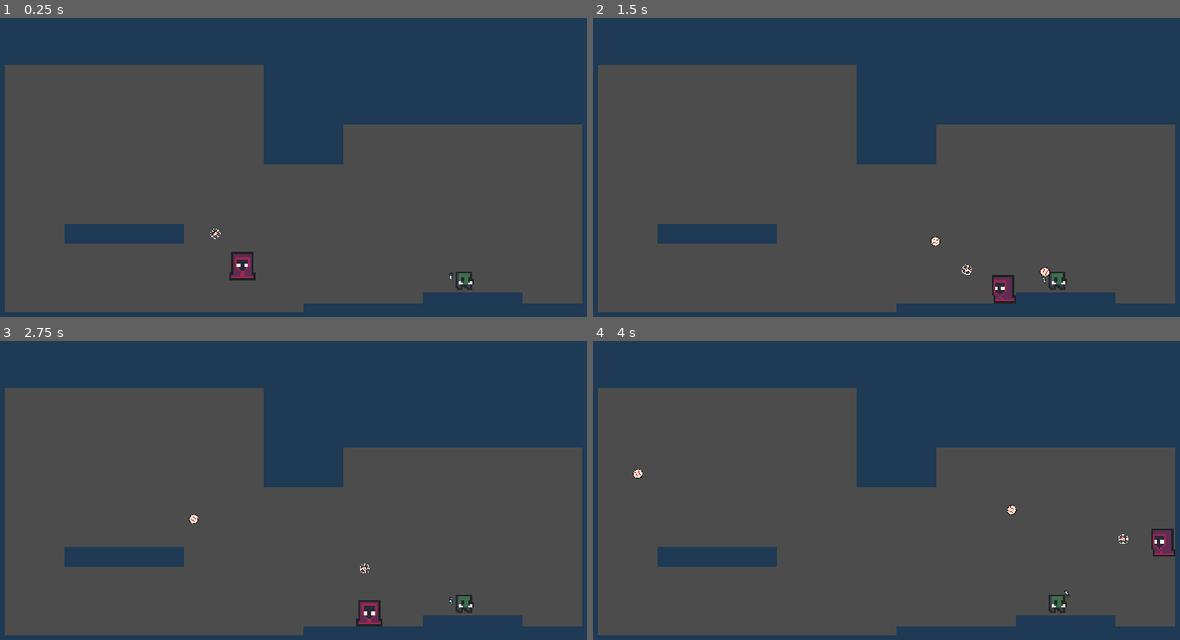
Above: before the commit, frames 1-4 (two rows, left to right).
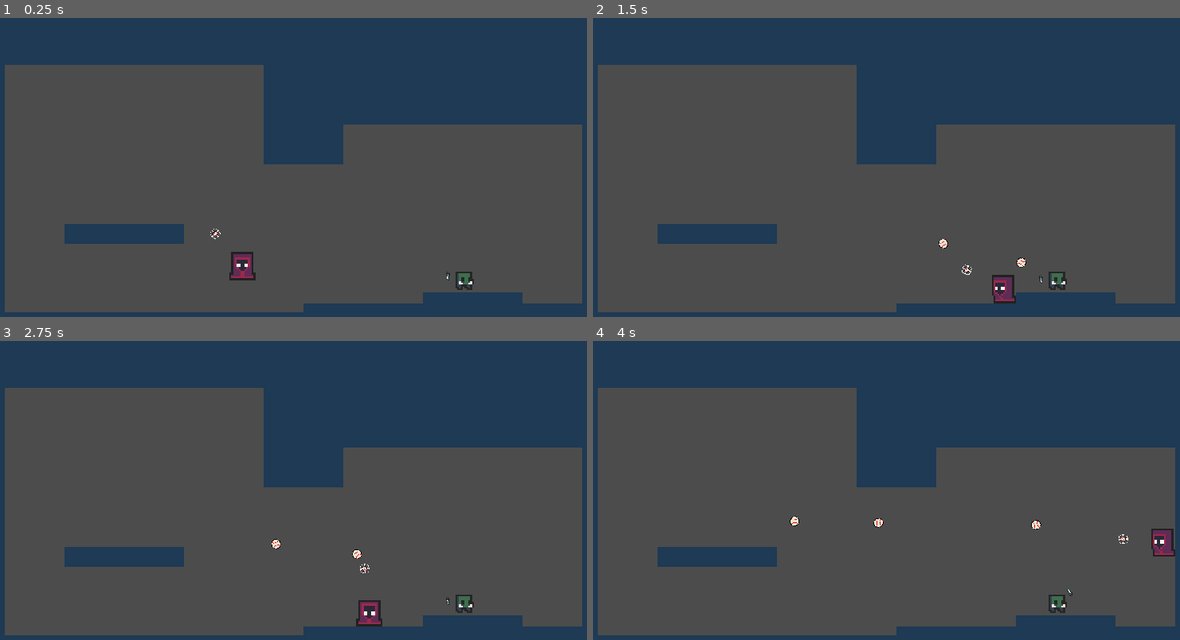
Above: after the commit, the same moments.

Repository: Kiingst/Dont-Bring-a-Bat-to-Gun-Fight
Game: Godot game, scene res://Assets/Levels/Level_Script/Flat_test.tscn
Same seed, same stepped clock (60 frames per second), same inputs: the game is played once before the commit and once after it.
Inputs (mouse positions are in pixels of both pictures, inside the frame that each line leads up to):
- Up to frame 1 (0.25 s): no input
- Up to frame 2 (1.5 s): move the mouse to (1015, 146) at 0.52 s; hold Right mouse button (Parry) 0.53-1.28 s; hold D (Move_Right) from 0.53 s (still down); tap Space (jump) at 0.77 s; move the mouse to (751, 182) at 1.27 s; click (751, 182) at 1.35 s
- Up to frame 3 (2.75 s): tap Space (jump) at 1.52 s; right-click (158, 505) at 1.55 s; move the mouse to (346, 406) at 2.02 s; release D (Move_Right) at 2.03 s; hold A (Move_Left) from 2.03 s (still down); hold Right mouse button (Parry) from 2.03 s (still down)
- Up to frame 4 (4 s): move the mouse to (845, 562) at 2.77 s; release A (Move_Left) at 2.78 s; release Right mouse button (Parry) at 2.78 s; hold D (Move_Right) from 2.78 s (still down); right-click (845, 562) at 2.85 s; tap Space (jump) at 3.02, 3.77 s; move the mouse to (1068, 544) at 3.52 s; press the mouse at (1068, 544) at 3.53 s; right-click (1068, 544) at 3.8 s

The runs differ from the first frame. In frame 1, less than 0.1% of the frame differs, in the area x 75-78%, y 84-88%; in frame 2, 0.2%; in frame 3, 0.1%; in frame 4, 0.2%, in the area x 6-82%, y 42-86%.

Commit message:
fixed enemy thwoing but balls collied weird

Diff:
--- a/Assets/Enemys/Test_Enemy/Enemy_Type_2.gd
+++ b/Assets/Enemys/Test_Enemy/Enemy_Type_2.gd
@@ -14,7 +14,7 @@
 onready var player = get_parent().get_node("Player_Catcher")
 
 func _physics_process(delta):
-	print($Enemy.get_overlapping_areas())
+	#print($Enemy.get_overlapping_areas())
 	if alive == true:
 		control(delta)
 
@@ -64,7 +64,6 @@
 	MOVE_SPEED -= 10
 	health -= damage
 	$HealthBar.visible = true
-	print("enemy took damage")
 
 
 func fire():
@@ -99,8 +98,9 @@
 
 
 func _on_Enemy_area_entered(area):
-	if "Hit_Area" in area.name:
+	if "Hit" in area.name:
 		take_damage(1)
+		print("enemy took_damge from, ", area)
 
 
 func _on_Timer_timeout():
--- a/Assets/Enemys/Test_Enemy/Enemy_Type_2.tscn
+++ b/Assets/Enemys/Test_Enemy/Enemy_Type_2.tscn
@@ -186,7 +186,6 @@
 shape = SubResource( 1 )
 
 [node name="HealthBar" type="TextureProgress" parent="."]
-visible = false
 margin_left = -42.0
 margin_top = -64.0
 margin_right = -9.99999
@@ -212,10 +211,10 @@
 [node name="gun" type="AnimatedSprite" parent="."]
 rotation = 0.0073748
 frames = SubResource( 4 )
-offset = Vector2( 20, 0 )
+offset = Vector2( 25, 0 )
 
 [node name="Muzzle" type="Position2D" parent="gun"]
-position = Vector2( 19.9995, -0.147495 )
+position = Vector2( 24.9919, -1.18434 )
 
 [node name="AnimationTree" type="AnimationTree" parent="."]
 tree_root = SubResource( 8 )
--- a/Assets/Levels/Level_Script/Flat_test.gd
+++ b/Assets/Levels/Level_Script/Flat_test.gd
@@ -9,8 +9,7 @@
 # Called when the node enters the scene tree for the first time.
 func _ready():
 	get_node_or_null("Player_Catcher").connect("fire", self, "fire")
-	get_node_or_null("Enemy_Type_2").connect("fire", self, "fire")
-
+	get_node_or_null("Enemy_Type_2").connect("fire", self, "enemy_fire")
 
 # Called every frame. 'delta' is the elapsed time since the previous frame.
 #func _process(delta):
@@ -23,9 +22,16 @@
 	b.start(_position, _direction)
 
 
+func enemy_fire(bullet, _position, _direction):
+	var b = bullet.instance()
+	add_child(b)
+	b.start(_position, _direction)
+	b.connect("fire", self, "fire")
+
+
 
 func _on_Player_Catcher_catch(area):
-	print(area.get_parent())
+
 	area.get_parent().queue_free()
 
 func _on_Level_Win():
--- a/Assets/Levels/Level_Script/Flat_test.tscn
+++ b/Assets/Levels/Level_Script/Flat_test.tscn
@@ -19,7 +19,7 @@
 
 [node name="Player_Catcher" parent="." instance=ExtResource( 1 )]
 position = Vector2( -66, 115 )
-balls_in_inventory = 2
+balls_in_inventory = 50
 
 [node name="Enemy_Type_2" parent="." groups=["enemy"] instance=ExtResource( 6 )]
 position = Vector2( 289, 182 )
--- a/Assets/Player/Player_Script/Catcher/Player_Catcher.gd
+++ b/Assets/Player/Player_Script/Catcher/Player_Catcher.gd
@@ -50,7 +50,7 @@
 func catch():
 	for index in $offset/Catch_Area.get_overlapping_areas():
 		if "Bullet" in index.name:
-			print("caught")
+			print("caught ", index.get_parent())
 			emit_signal("catch", index)
 			balls_in_inventory += 1
 
--- a/Assets/Player/Player_Script/Catcher/Player_Catcher.tscn
+++ b/Assets/Player/Player_Script/Catcher/Player_Catcher.tscn
@@ -17,7 +17,7 @@
 
 [node name="Player_Catcher" type="KinematicBody2D"]
 scale = Vector2( 0.999066, 1.00702 )
-collision_mask = 0
+collision_mask = 2
 script = ExtResource( 2 )
 jump_height = 100.0
 jump_time_to_peak = 0.3
--- a/Assets/baseball/script/Bullet.gd
+++ b/Assets/baseball/script/Bullet.gd
@@ -47,3 +47,10 @@
 		var kill = false
 		startAng(position, rotation)
 		#$Enemy_Attack.set_name("Hit_Area")
+
+
+
+
+
+func _on_invincibility_timeout():
+	$CollisionShape2D.disabled = false
--- a/Assets/baseball/script/Enemy_Bullet.gd
+++ b/Assets/baseball/script/Enemy_Bullet.gd
@@ -1,22 +1,30 @@
 extends "res://Assets/baseball/script/Bullet.gd"
+export (PackedScene) var player_bullet
+signal fire
+
+func _process(delta):
+	position += Bullet_velocity * delta
+	$Sprite.rotation_degrees += Bullet_Speed/20
+
+
+func switch(_position, _angle):
+	var position1 = _position
+	var rotation1 = _angle - PI
+	var test = _angle - PI
+	var direction1 = Vector2(1,0).rotated(test)
+	emit_signal('fire', player_bullet, position1, direction1)
+	print(direction1)
+	queue_free()
+
+
+func _on_Bullet_area_entered(area):
+	if "Hit" in area.name:
+		#print("enemy_Ball switching sides")
+		var kill = false
+		switch(position, rotation)
+		#startAng(position, rotation)
+		#$Enemy_Attack.set_name("Hit_Area")
 
 
 
-
-# Called when the node enters the scene tree for the first time.
-func _ready():
-	pass # Replace with function body.
-
-func _on_Bullet_area_entered(area):
-	if "Hit" in area.name:
-		var kill = false
-		startAng(position, rotation)
-		switch()
-		#$Enemy_Attack.set_name("Hit_Area")
-
-
-func switch():
-	$Bullet.monitorable = false
-	$Bullet.monitoring = false
-	$Hit_Area.monitorable = true
-	$Hit_Area.monitoring = true
+	#$Sprite.modulate = Color(0.69,0.88,0.72)
--- a/Assets/baseball/script/Enemy_Bullet.tscn
+++ b/Assets/baseball/script/Enemy_Bullet.tscn
@@ -1,8 +1,9 @@
-[gd_scene load_steps=7 format=2]
+[gd_scene load_steps=8 format=2]
 
 [ext_resource path="res://Assets/baseball/script/Bullet.tscn" type="PackedScene" id=1]
 [ext_resource path="res://Assets/baseball/model/ball.png" type="Texture" id=2]
 [ext_resource path="res://Assets/baseball/script/Enemy_Bullet.gd" type="Script" id=3]
+[ext_resource path="res://Assets/baseball/script/Player_Bullet.tscn" type="PackedScene" id=4]
 
 [sub_resource type="CircleShape2D" id=1]
 radius = 5.09902
@@ -13,16 +14,18 @@
 
 [node name="Enemy_Bullet" instance=ExtResource( 1 )]
 script = ExtResource( 3 )
-Bullet_Speed = 0
-Bullet_lifetime = 0
+Bullet_Speed = 50
+player_bullet = ExtResource( 4 )
 
 [node name="Sprite" parent="." index="0"]
 texture = ExtResource( 2 )
 
 [node name="CollisionShape2D" parent="." index="1"]
+visible = false
 shape = SubResource( 1 )
 
 [node name="Hit_Area" parent="." index="2"]
+visible = false
 monitoring = false
 monitorable = false
 
@@ -30,6 +33,7 @@
 shape = SubResource( 3 )
 
 [node name="Bullet" type="Area2D" parent="." index="4"]
+visible = false
 
 [node name="CollisionShape2D" type="CollisionShape2D" parent="Bullet" index="0"]
 shape = SubResource( 2 )
--- a/Assets/baseball/script/Player_Bullet.tscn
+++ b/Assets/baseball/script/Player_Bullet.tscn
@@ -11,7 +11,6 @@
 [node name="Player_Bullet" instance=ExtResource( 1 )]
 collision_layer = 1
 collision_mask = 1
-Bullet_Speed = 200
 Bullet_Damage = 1
 
 [node name="Sprite" parent="." index="0"]
@@ -19,6 +18,14 @@
 
 [node name="CollisionShape2D" parent="." index="1"]
 shape = SubResource( 2 )
+disabled = true
 
 [node name="CollisionShape2D" parent="Hit_Area" index="0"]
 shape = SubResource( 3 )
+
+[node name="invincibility" type="Timer" parent="." index="4"]
+wait_time = 0.5
+one_shot = true
+autostart = true
+
+[connection signal="timeout" from="invincibility" to="." method="_on_invincibility_timeout"]
